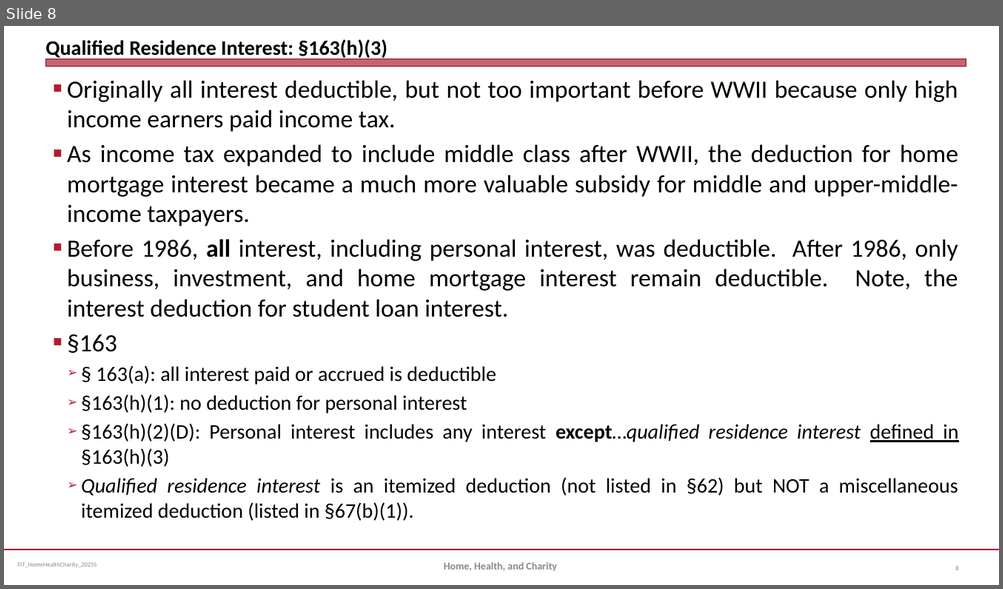
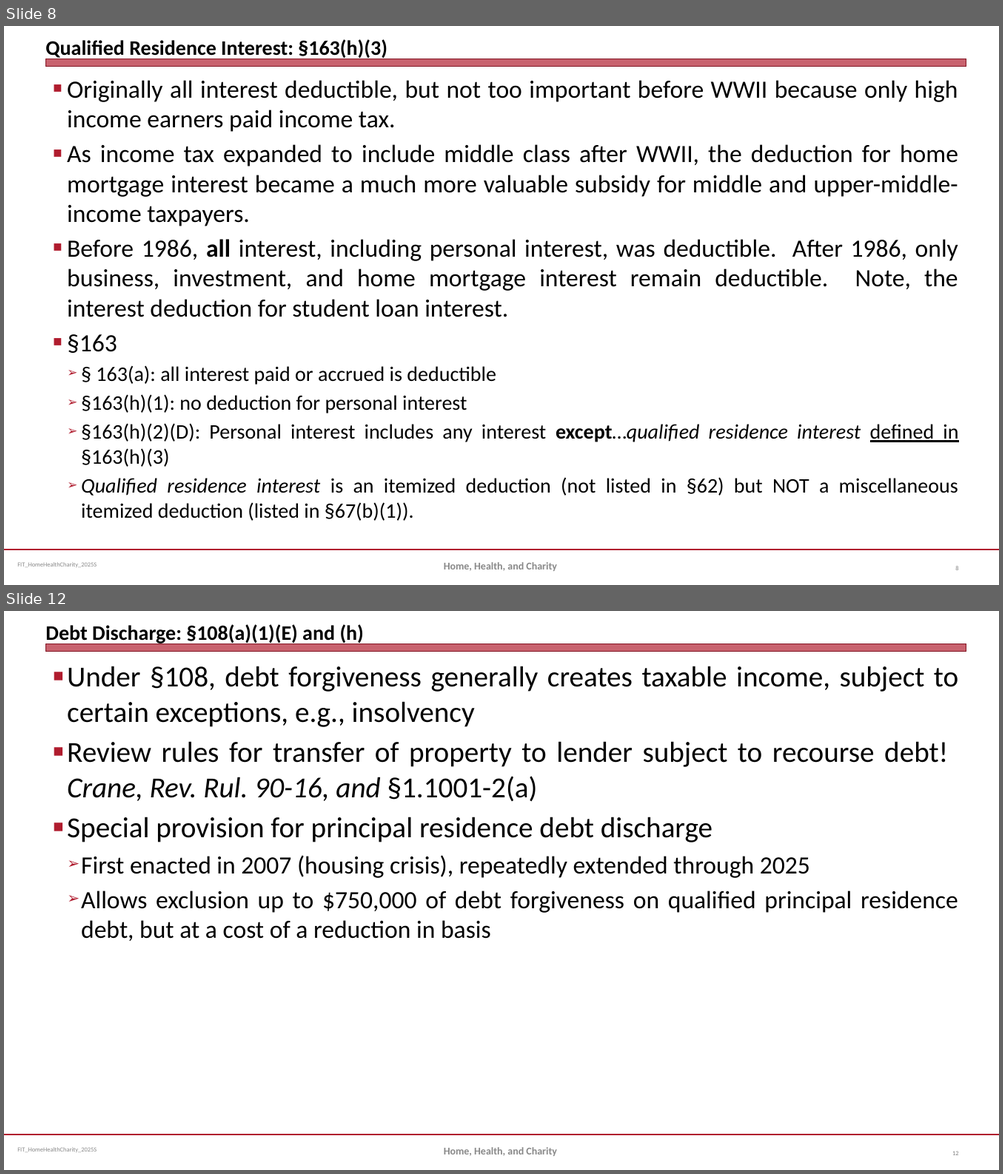
Before and after one commit to jmc877/Fed-Income-Tax, a slide deck: slides/FIT_HomeHealthCharity_2025S.pptx. Shown one above the other, each under a label of ours: slide 8 before the commit, slides 8 and 12 after it; the slides between them are not shown. The pictures are 1003x589 and 1003x1174 pixels, drawn with LibreOffice and Linux fonts; fonts in the diff are those of the drawing. Boxes give left, top, right and bottom in pixels: in the first picture for what was removed or moved away, otherwise in the second. Text is boxed around its words. In the diff, an @@ line names an element or a change of style, - is before the commit and + after.

```diff
--- a/slides/FIT_HomeHealthCharity_2025S.pptx
+++ b/slides/FIT_HomeHealthCharity_2025S.pptx
@@ slide 12 added at [4, 611, 999, 1170], background #FFFFFF; not listed: 3 template elements that a slide beside it also shows @@
@@ title added at [45, 624, 364, 645], 20 pt, text #000000, bold @@
+Debt Discharge: §108(a)(1)(E) and (h)
@@ text added at [67, 666, 958, 941], 28 pt, text #000000 @@
+■ Under §108, debt forgiveness generally creates taxable income, subject to certain exceptions, e.g., insolvency
+■ Review rules for transfer of property to lender subject to recourse debt! Crane, Rev. Rul. 90-16, and §1.1001-2(a)
+■ Special provision for principal residence debt discharge
+  ➢ First enacted in 2007 (housing crisis), repeatedly extended through 2025
+  ➢ Allows exclusion up to $750,000 of debt forgiveness on qualified principal residence debt, but at a cost of a reduction in basis
@@ text added at [444, 1147, 557, 1156], 10 pt, text #898989, bold @@
+Home, Health, and Charity
@@ page number added at [952, 1151, 959, 1156], 6 pt, text #808080 @@
+12
```
Also in this commit, not shown: 1 slide changed, 2 other slides added.
